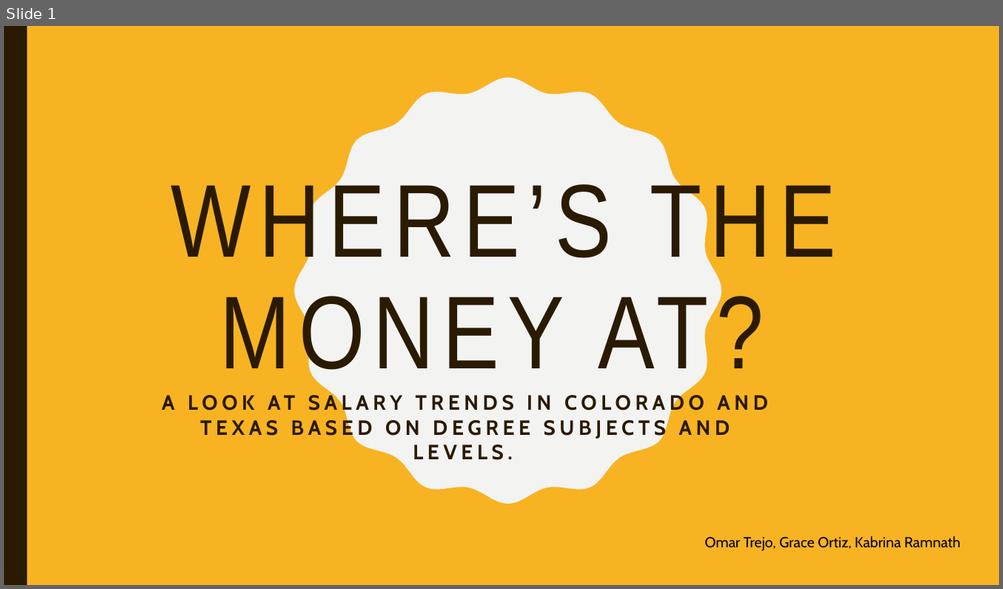
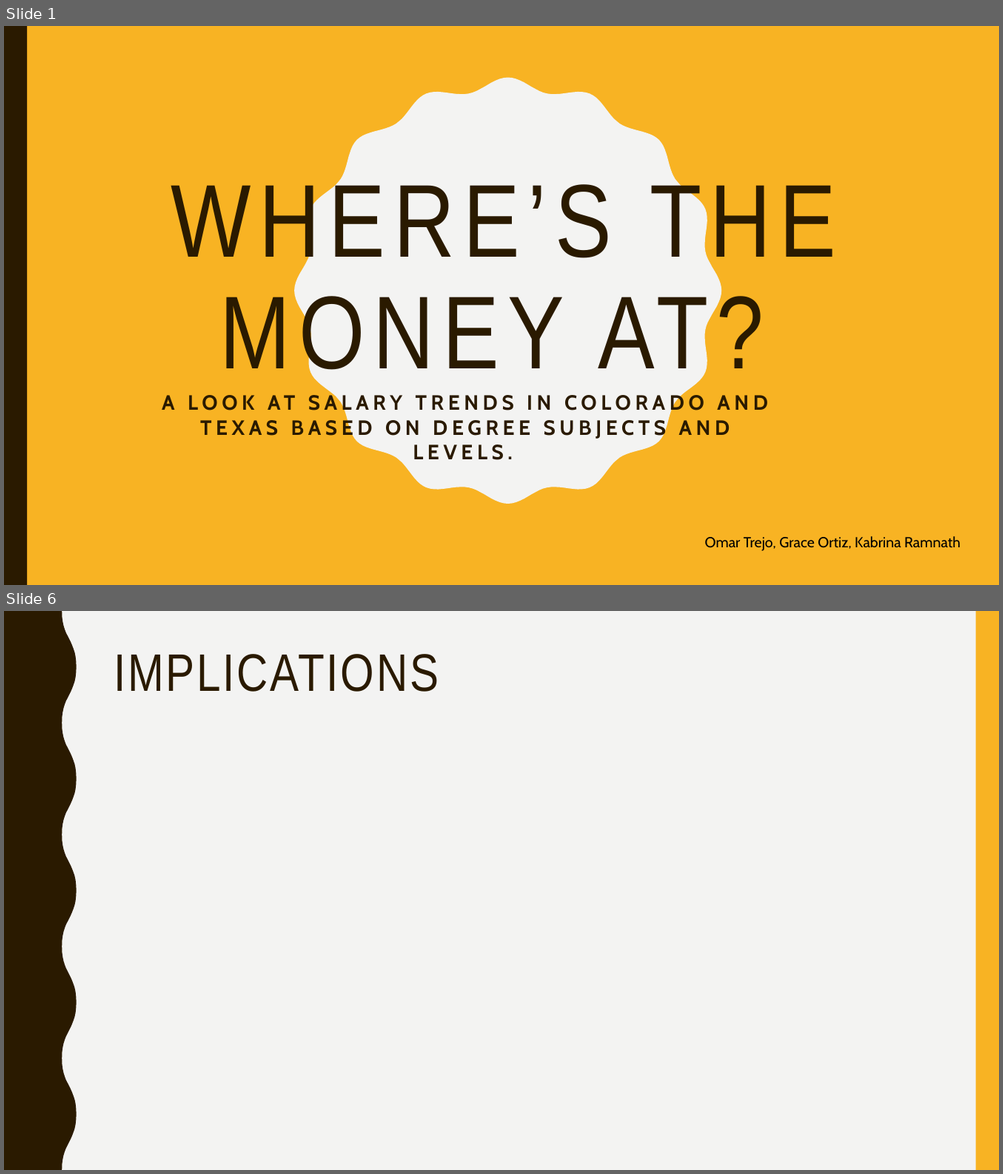
Before and after one commit to otrejo08/data_bootcamp_project1, a slide deck: data/Presentation1.pptx. Shown one above the other, each under a label of ours: slide 1 before the commit, slides 1 and 6 after it; the slides between them are not shown. The pictures are 1003x589 and 1003x1174 pixels, drawn with LibreOffice and Linux fonts; fonts in the diff are those of the drawing. Boxes give left, top, right and bottom in pixels: in the first picture for what was removed or moved away, otherwise in the second. Text is boxed around its words. In the diff, an @@ line names an element or a change of style, - is before the commit and + after.

```diff
--- a/data/Presentation1.pptx
+++ b/data/Presentation1.pptx
@@ slide 6 added at (x1=4, y1=611, x2=999, y2=1170), background #F3F3F2 @@
@@ freeform shape added at (x1=4, y1=611, x2=77, y2=1170), fill #2A1A00 @@
@@ rectangle added at (x1=976, y1=611, x2=999, y2=1170), fill #F8B323 @@
@@ title added at (x1=114, y1=654, x2=438, y2=692), 51 pt, text #2A1A00 @@
+IMPLICATIONS
```
Also in this commit, not shown: 2 slides changed, 2 other slides added, 2 other files.
